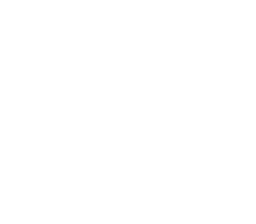
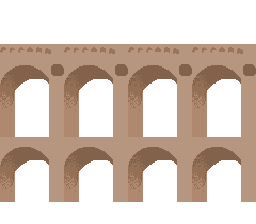
Layers edited between the first and the second (256, 224) image:
added layer "Camada 9 copiar 3" above "Camada 8" over (0, 44, 256, 202)
hid "Camada 8", painted on it over (0, 44, 256, 202)
